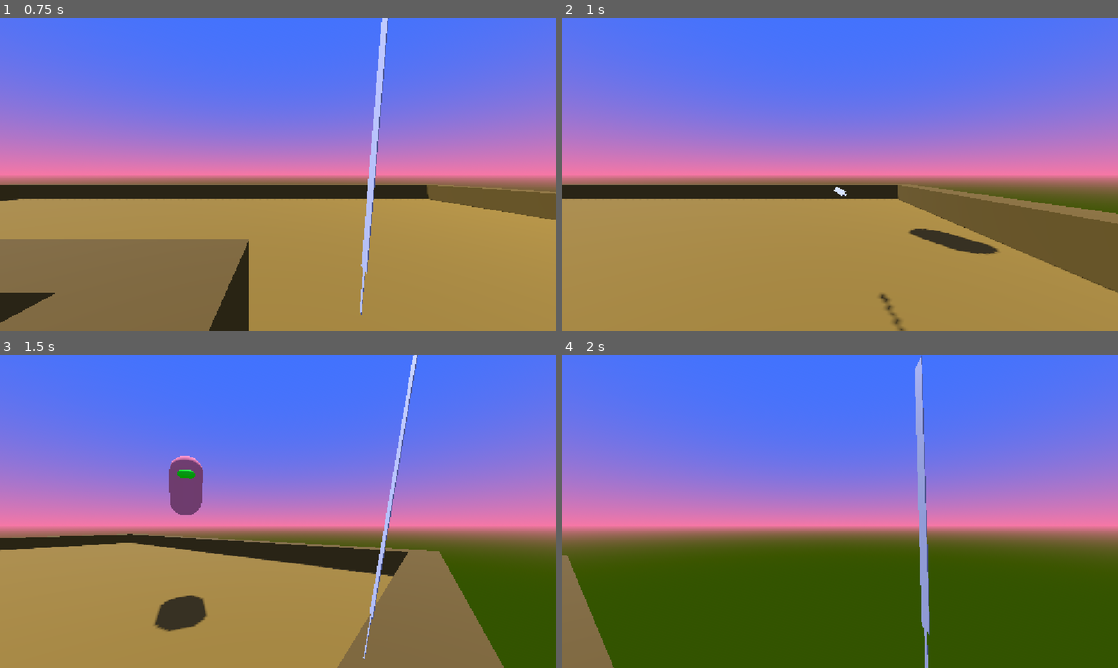
Above: before the commit, frames 1-4 (two rows, left to right).
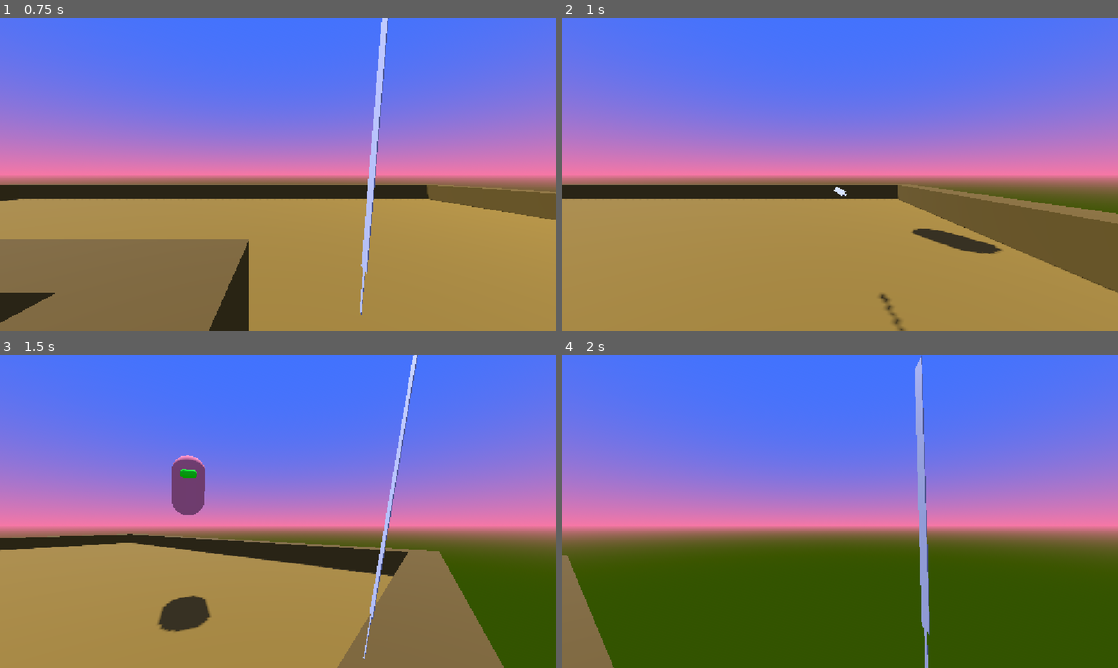
Above: after the commit, the same moments.

Repository: emchar1/revanitz-rpg
Game: Godot game, scene res://scenes/combat/battle_generator.tscn
Same seed, same stepped clock (60 frames per second), same inputs: the game is played once before the commit and once after it. This scene is started directly instead of the project's main scene.
Inputs (mouse positions are in pixels of both pictures, inside the frame that each line leads up to):
- Up to frame 1 (0.75 s): move the mouse to (400, 158) at 0.52 s; hold D (input_right) from 0.53 s (still down); tap Keypad Enter (input_freefly) at 0.6 s; click (400, 158) at 0.67 s
- Up to frame 2 (1 s): keep holding D (input_right); tap Space (input_jump) at 0.77 s
- Up to frame 3 (1.5 s): move the mouse to (250, 511) at 1.27 s; release D (input_right) at 1.28 s; hold W (input_forward) from 1.28 s (still down); click (250, 511) at 1.35 s
- Up to frame 4 (2 s): keep holding W (input_forward); tap Space (input_jump) at 1.52 s

Frame 1 is identical in both runs. In frame 2, 0.2% of the frame differs, in the area x 62-80%, y 67-76%; in frame 3, 0.4%, in the area x 27-38%, y 32-89%; in frame 4, nothing differs.

Commit message:
Add variable speeds for enemy movement.

Diff:
--- a/scenes/combat/battle_generator.tscn
+++ b/scenes/combat/battle_generator.tscn
@@ -154,10 +154,12 @@
 
 [node name="Enemy1" parent="NavigationRegion3D/Enemies" unique_id=1104116220 instance=ExtResource("2_uvrgi")]
 transform = Transform3D(-1, 0, -8.742278e-08, 0, 1, 0, 8.742278e-08, 0, -1, 5, 25, 10)
+speed = 3.0
 player_path = NodePath("../../../Player")
 
 [node name="Enemy2" parent="NavigationRegion3D/Enemies" unique_id=210315386 instance=ExtResource("2_uvrgi")]
 transform = Transform3D(-1, 0, -8.742278e-08, 0, 1, 0, 8.742278e-08, 0, -1, 8, 15, 8)
+speed = 4.0
 direction = Vector3(0.5, 0, 1)
 player_path = NodePath("../../../Player")
 
--- a/scenes/combat/enemy0.gd
+++ b/scenes/combat/enemy0.gd
@@ -3,8 +3,7 @@
 
 # PROPERTIES
 
-const SPEED = 2.0
-
+@export var speed = 2.0
 @export var damage_val: int = 10
 @export var direction: Vector3 = Vector3(0, 0, 1)
 @export var player_path: NodePath
@@ -46,8 +45,8 @@
 	path_dir.y = 0
 	path_dir = path_dir.normalized()
 
-	velocity.x = path_dir.x * SPEED
-	velocity.z = path_dir.z * SPEED
+	velocity.x = path_dir.x * speed
+	velocity.z = path_dir.z * speed
 
 	# turn in direction of movement
 	look_at(player.global_position, Vector3.UP)
